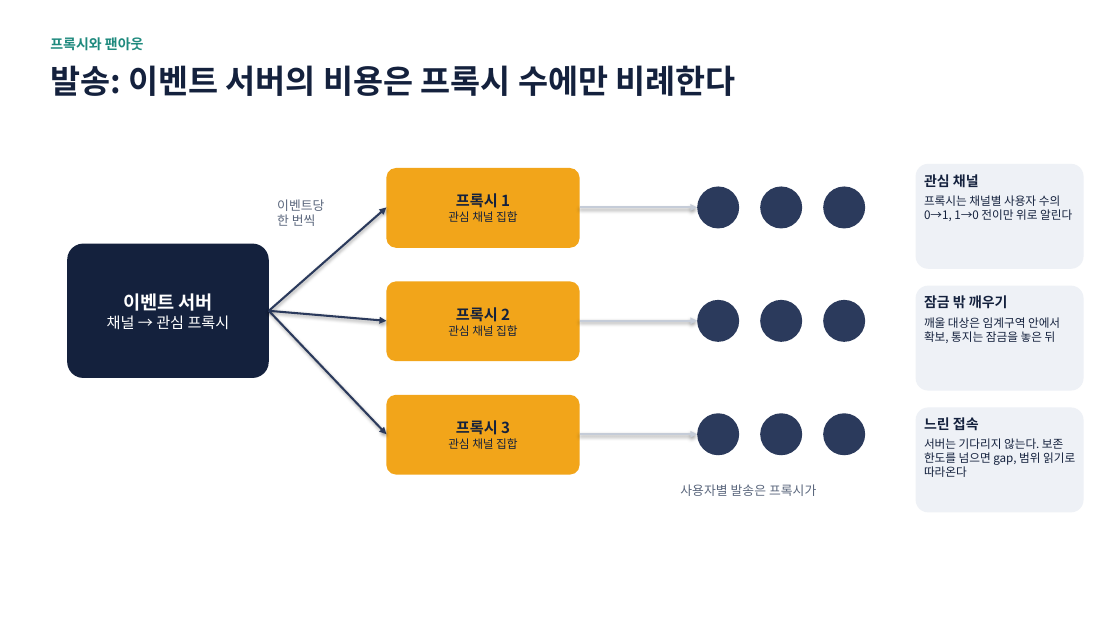
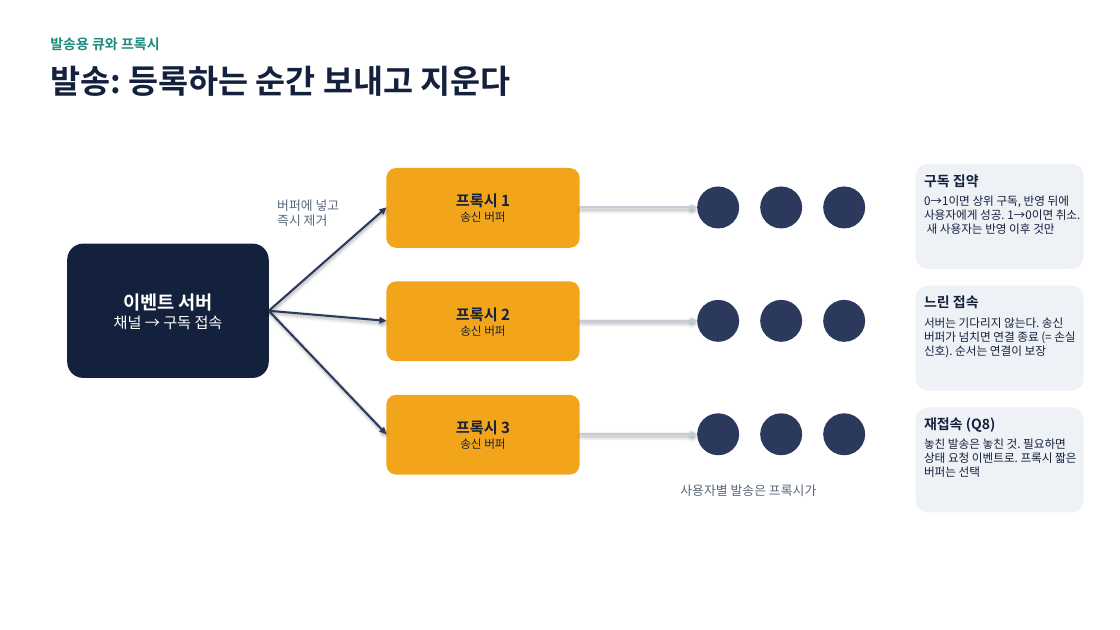
Before and after one commit to hikaMaeng/ruvent, a slide deck: slide 14 of docs/proposals/event-server-redesign.pptx. Drawn at 1120x630 pixels with LibreOffice and Linux fonts; fonts in the diff are those of the drawing. Boxes give left, top, right and bottom in pixels: in the first picture for what was removed or moved away, otherwise in the second. Text is boxed around its words. In the diff, an @@ line names an element or a change of style, - is before the commit and + after.

```diff
--- a/docs/proposals/event-server-redesign.pptx
+++ b/docs/proposals/event-server-redesign.pptx
@@ text at [50,37,160,51]: text changed @@
-프록시와 팬아웃
+발송용 큐와 프록시
@@ text at [50,65,511,96]: text changed @@
-발송: 이벤트 서버의 비용은 프록시 수에만 비례한다
+발송: 등록하는 순간 보내고 지운다
@@ text at [924,174,1081,234]: text changed @@
-관심 채널
-프록시는 채널별 사용자 수의 0→1, 1→0 전이만 위로 알린다
+구독 집약
+0→1이면 상위 구독, 반영 뒤에 사용자에게 성공. 1→0이면 취소. 새 사용자는 반영 이후 것만
@@ text at [277,199,340,226]: text changed @@
-이벤트당
-한 번씩
+버퍼에 넣고
+즉시 제거
@@ text in rounded rectangle at [460,211,505,222]: text changed @@
-관심 채널 집합
+송신 버퍼
@@ text at [924,295,1075,357]: text changed @@
-잠금 밖 깨우기
-깨울 대상은 임계구역 안에서 확보, 통지는 잠금을 놓은 뒤
+느린 접속
+서버는 기다리지 않는다. 송신 버퍼가 넘치면 연결 종료 (= 손실 신호). 순서는 연결이 보장
@@ text in rounded rectangle at [114,315,223,330]: text changed @@
-채널 → 관심 프록시
+채널 → 구독 접속
@@ text in rounded rectangle at [460,325,505,336]: text changed @@
-관심 채널 집합
+송신 버퍼
@@ text at [924,417,1076,477]: text changed @@
-느린 접속
-서버는 기다리지 않는다. 보존 한도를 넘으면 gap, 범위 읽기로 따라온다
+재접속 (Q8)
+놓친 발송은 놓친 것. 필요하면 상태 요청 이벤트로. 프록시 짧은 버퍼는 선택
@@ text in rounded rectangle at [460,438,505,449]: text changed @@
-관심 채널 집합
+송신 버퍼
```
Also in this commit, not shown: 16 other slides changed, 6 slides added, 6 slides removed, 3 other files.
